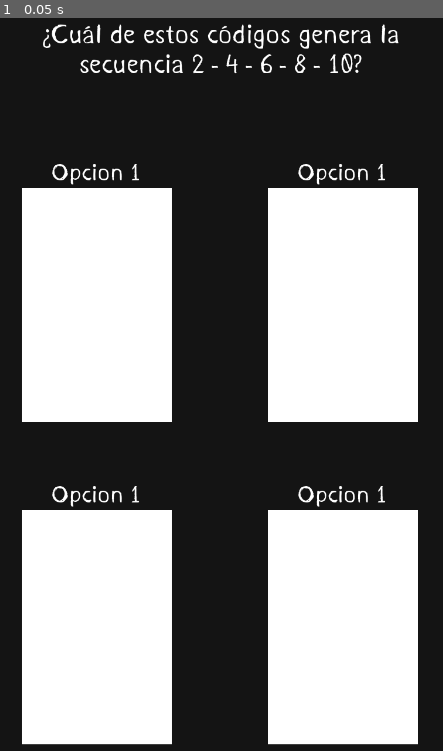
Above: before the commit, frame 1.
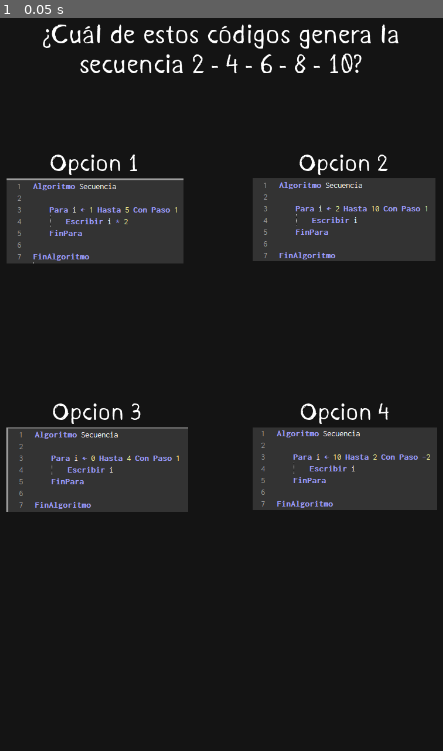
Above: after the commit, the same moment.

Repository: ToroGames34/Prog-Game
Game: Godot game, scene res://LevelTemplate/level_template.tscn
Two runs of this game, one before a commit and one after it. Both use one fixed random seed, a clock stepped at 60 frames per second and the inputs below. The project has no main scene, so this scene is started directly.
Inputs:
- Up to frame 1 (0.05 s): no input

The runs differ from the first frame. In frame 1, 55% of the frame differs, in the area x 1-99%, y 18-100%.

Commit message:
Correct/Incorrect screen added and working

Diff:
--- /dev/null
+++ b/LevelTemplate/level_template.gd
@@ -0,0 +1 @@
+extends Node2D
--- a/LevelTemplate/level_template.tscn
+++ b/LevelTemplate/level_template.tscn
@@ -1,9 +1,14 @@
-[gd_scene load_steps=3 format=3 uid="uid://csli14h43cd68"]
+[gd_scene load_steps=7 format=3 uid="uid://csli14h43cd68"]
 
+[ext_resource type="Script" uid="uid://b4bft5pusonoa" path="res://LevelTemplate/level_template.gd" id="1_lw321"]
 [ext_resource type="FontFile" uid="uid://btuoig5w2vnbt" path="res://Assets/Fonts/Kurland.ttf" id="1_ssm1p"]
-[ext_resource type="Texture2D" uid="uid://56u8a7yf5ebv" path="res://Assets/Icon-Textures/TestProgGame.png" id="2_k58mr"]
+[ext_resource type="Texture2D" uid="uid://ialh12g33v7d" path="res://Assets/2 - 4 - 6 - 8 - 10/Screenshot 2025-08-22 173045.png" id="2_hyjmn"]
+[ext_resource type="Texture2D" uid="uid://bw2owivpdleag" path="res://Assets/2 - 4 - 6 - 8 - 10/Screenshot 2025-08-22 173126.png" id="3_lw321"]
+[ext_resource type="Texture2D" uid="uid://8dgqoixt2alr" path="res://Assets/2 - 4 - 6 - 8 - 10/Screenshot 2025-08-22 173145.png" id="4_0k4pj"]
+[ext_resource type="Texture2D" uid="uid://x7pmp5vlm7jh" path="res://Assets/2 - 4 - 6 - 8 - 10/Screenshot 2025-08-22 173213.png" id="5_cn8h2"]
 
 [node name="LevelTemplate" type="Node2D"]
+script = ExtResource("1_lw321")
 
 [node name="ControlObjs" type="Control" parent="."]
 layout_mode = 3
@@ -64,14 +69,12 @@
 anchors_preset = 15
 anchor_right = 1.0
 anchor_bottom = 1.0
-offset_left = 44.0
-offset_top = 16.0
-offset_right = 44.0
-offset_bottom = 16.0
+offset_left = 18.0
+offset_right = 18.0
 grow_horizontal = 2
 grow_vertical = 2
 theme_override_constants/h_separation = 420
-theme_override_constants/v_separation = 550
+theme_override_constants/v_separation = 425
 columns = 2
 
 [node name="ImgOption1" type="Control" parent="ControlObjs/ImgAnswers/GridContainer"]
@@ -91,7 +94,8 @@
 
 [node name="Img" type="TextureRect" parent="ControlObjs/ImgAnswers/GridContainer/ImgOption1/VBoxContainer"]
 layout_mode = 2
-texture = ExtResource("2_k58mr")
+texture = ExtResource("2_hyjmn")
+stretch_mode = 4
 
 [node name="ImgOption2" type="Control" parent="ControlObjs/ImgAnswers/GridContainer"]
 layout_mode = 2
@@ -105,12 +109,12 @@
 layout_mode = 2
 theme_override_fonts/font = ExtResource("1_ssm1p")
 theme_override_font_sizes/font_size = 40
-text = "Opcion 1"
+text = "Opcion 2"
 horizontal_alignment = 1
 
 [node name="Img" type="TextureRect" parent="ControlObjs/ImgAnswers/GridContainer/ImgOption2/VBoxContainer"]
 layout_mode = 2
-texture = ExtResource("2_k58mr")
+texture = ExtResource("3_lw321")
 
 [node name="ImgOption3" type="Control" parent="ControlObjs/ImgAnswers/GridContainer"]
 layout_mode = 2
@@ -124,12 +128,12 @@
 layout_mode = 2
 theme_override_fonts/font = ExtResource("1_ssm1p")
 theme_override_font_sizes/font_size = 40
-text = "Opcion 1"
+text = "Opcion 3"
 horizontal_alignment = 1
 
 [node name="Img" type="TextureRect" parent="ControlObjs/ImgAnswers/GridContainer/ImgOption3/VBoxContainer"]
 layout_mode = 2
-texture = ExtResource("2_k58mr")
+texture = ExtResource("4_0k4pj")
 
 [node name="ImgOption4" type="Control" parent="ControlObjs/ImgAnswers/GridContainer"]
 layout_mode = 2
@@ -143,9 +147,9 @@
 layout_mode = 2
 theme_override_fonts/font = ExtResource("1_ssm1p")
 theme_override_font_sizes/font_size = 40
-text = "Opcion 1"
+text = "Opcion 4"
 horizontal_alignment = 1
 
 [node name="Img" type="TextureRect" parent="ControlObjs/ImgAnswers/GridContainer/ImgOption4/VBoxContainer"]
 layout_mode = 2
-texture = ExtResource("2_k58mr")
+texture = ExtResource("5_cn8h2")
--- /dev/null
+++ b/ResponsScreen/respons_screen.gd
@@ -0,0 +1,56 @@
+extends Control
+
+@onready var BG_mesage: ColorRect = $ColorRect
+@onready var CorrectImg: TextureRect = $ColorRect/Correct
+@onready var IncorrectImg: TextureRect = $ColorRect/Incorrect
+@onready var button_accept: Button = $ButtonAccept
+
+var Message: Array
+
+func _ready() -> void:
+	BG_mesage.visible = false
+	Message = [IncorrectImg, CorrectImg]
+	ResetPanel()
+	button_accept.visible = false
+	ShowAnwer(1)
+
+
+func ShowAnwer(v: int) -> void:
+	match v:
+		0:
+			AnimShowMessage(v)
+		1:
+			AnimShowMessage(v)
+
+
+func AnimShowMessage(v: int) -> void:
+	var tween: Tween = get_tree().create_tween()
+
+	var ImgAnwer: TextureRect = Message[v]
+	BG_mesage.visible = true
+	ImgAnwer.visible = true
+	ImgAnwer.scale = Vector2(0.4, 0.4)
+
+	tween.tween_property(ImgAnwer, "scale", Vector2(1, 1), 1).set_trans(Tween.TRANS_ELASTIC).set_ease(Tween.EASE_IN_OUT)
+
+	ShowButton()
+
+	await tween.tween_interval(8).finished
+	ResetPanel()
+
+
+func ResetPanel() -> void:
+	BG_mesage.visible = false
+	for i: TextureRect in Message:
+		i.visible = false
+		i.scale = Vector2(0.4, 0.4)
+
+
+func ShowButton() -> void:
+	await get_tree().create_timer(2).timeout
+	button_accept.visible = true
+
+
+func _on_button_accept_pressed() -> void:
+	ResetPanel()
+	button_accept.visible = false
--- /dev/null
+++ b/ResponsScreen/respons_screen.tscn
@@ -0,0 +1,72 @@
+[gd_scene load_steps=5 format=3 uid="uid://cdmkhs1e1t270"]
+
+[ext_resource type="Script" uid="uid://xuvlb7cc223s" path="res://ResponsScreen/respons_screen.gd" id="1_kq3r0"]
+[ext_resource type="Texture2D" uid="uid://cl7ru47jfgx4c" path="res://Assets/Icon-Textures/Correct_1.png" id="1_thjm7"]
+[ext_resource type="Texture2D" uid="uid://bj2x36q573r1r" path="res://Assets/Icon-Textures/Incorrect_1.png" id="2_kq3r0"]
+[ext_resource type="FontFile" uid="uid://btuoig5w2vnbt" path="res://Assets/Fonts/Kurland.ttf" id="4_uagog"]
+
+[node name="ResponsScreen" type="Control"]
+layout_mode = 3
+anchors_preset = 15
+anchor_right = 1.0
+anchor_bottom = 1.0
+grow_horizontal = 2
+grow_vertical = 2
+script = ExtResource("1_kq3r0")
+
+[node name="ColorRect" type="ColorRect" parent="."]
+layout_mode = 1
+anchors_preset = 8
+anchor_left = 0.5
+anchor_top = 0.5
+anchor_right = 0.5
+anchor_bottom = 0.5
+offset_left = -325.0
+offset_top = -278.5
+offset_right = 325.0
+offset_bottom = 278.5
+grow_horizontal = 2
+grow_vertical = 2
+color = Color(0.2, 0.2, 0.2, 0.690196)
+
+[node name="Correct" type="TextureRect" parent="ColorRect"]
+layout_mode = 1
+anchors_preset = 15
+anchor_right = 1.0
+anchor_bottom = 1.0
+grow_horizontal = 2
+grow_vertical = 2
+pivot_offset = Vector2(325, 325)
+texture = ExtResource("1_thjm7")
+expand_mode = 1
+
+[node name="Incorrect" type="TextureRect" parent="ColorRect"]
+visible = false
+layout_mode = 1
+anchors_preset = 15
+anchor_right = 1.0
+anchor_bottom = 1.0
+grow_horizontal = 2
+grow_vertical = 2
+pivot_offset = Vector2(325, 325)
+texture = ExtResource("2_kq3r0")
+expand_mode = 1
+
+[node name="ButtonAccept" type="Button" parent="."]
+layout_mode = 1
+anchors_preset = 7
+anchor_left = 0.5
+anchor_top = 1.0
+anchor_right = 0.5
+anchor_bottom = 1.0
+offset_left = -90.0
+offset_top = -227.0
+offset_right = 90.0
+offset_bottom = -176.0
+grow_horizontal = 2
+grow_vertical = 0
+theme_override_fonts/font = ExtResource("4_uagog")
+theme_override_font_sizes/font_size = 40
+text = "ACEPTAR"
+
+[connection signal="pressed" from="ButtonAccept" to="." method="_on_button_accept_pressed"]
Binary file added: Assets/2 - 4 - 6 - 8 - 10/Screenshot 2025-08-22 173045.png
Binary file added: Assets/2 - 4 - 6 - 8 - 10/Screenshot 2025-08-22 173126.png
Binary file added: Assets/2 - 4 - 6 - 8 - 10/Screenshot 2025-08-22 173145.png
Binary file added: Assets/2 - 4 - 6 - 8 - 10/Screenshot 2025-08-22 173213.png
Binary file added: Assets/Icon-Textures/Correct_1.png
Binary file added: Assets/Icon-Textures/Incorrect_1.png
Not shown, added: LevelTemplate/level_template.gd.uid
Not shown, added: ResponsScreen/respons_screen.gd.uid
